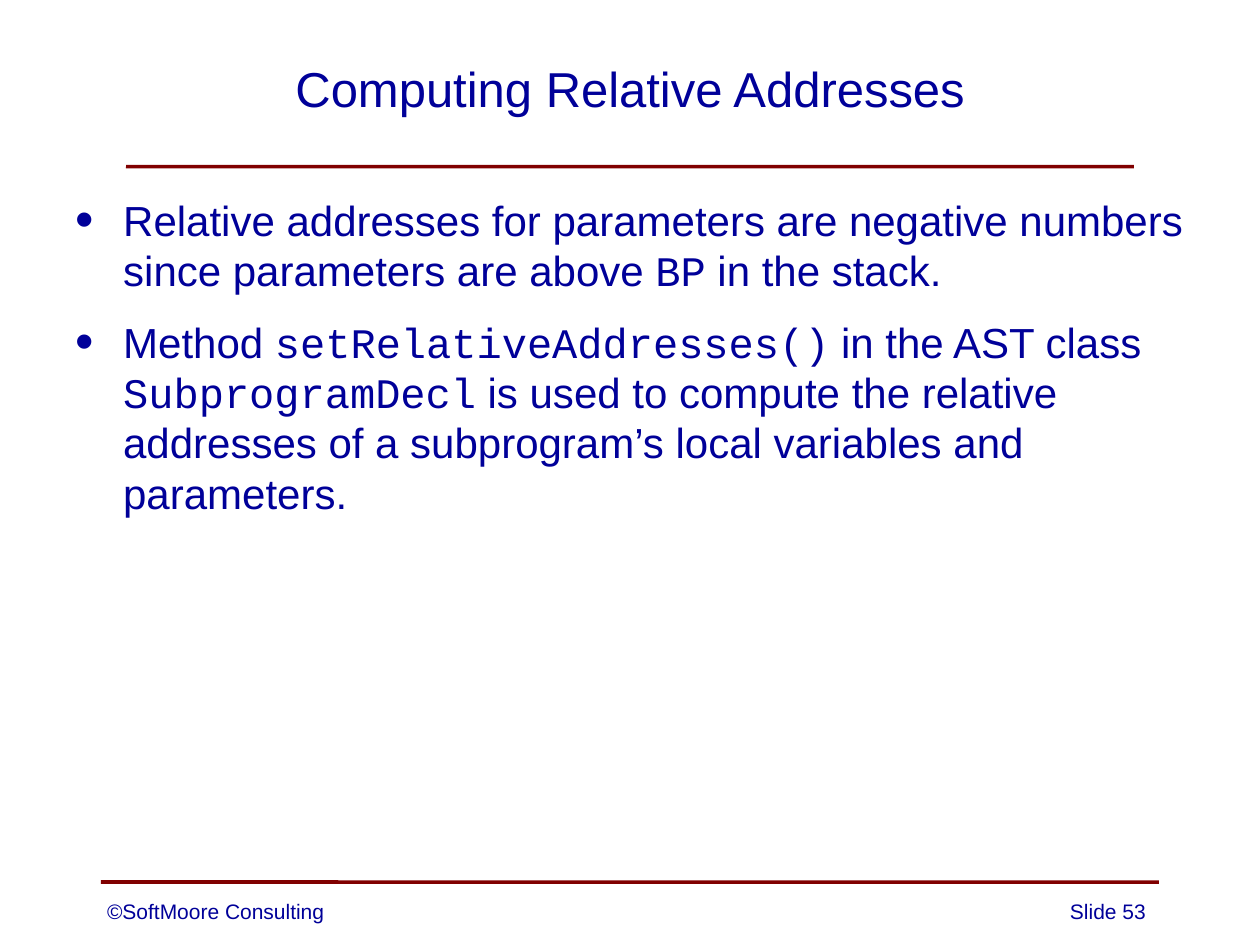
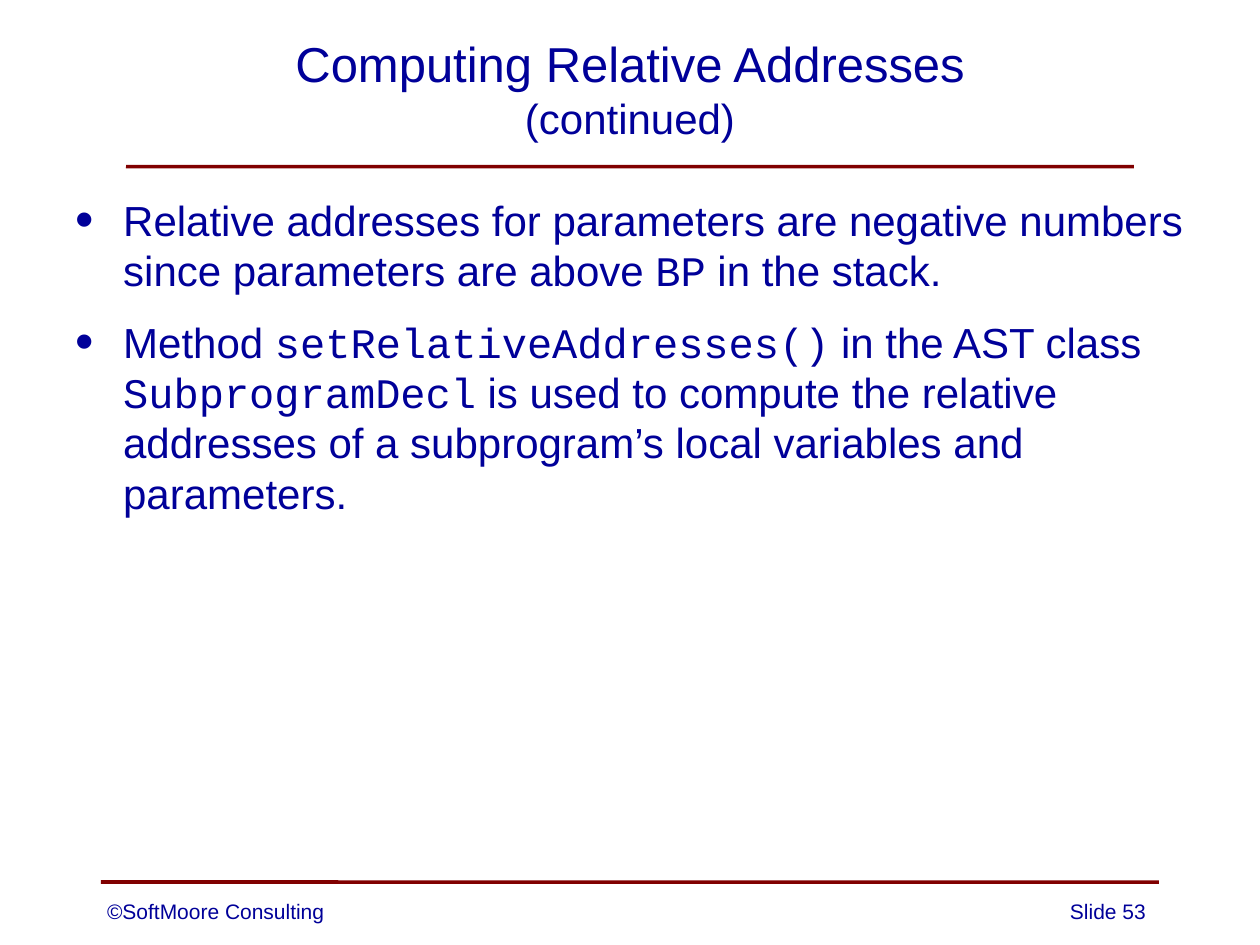
Before and after one commit to SoftMoore/CPRL-Java-3rd, a slide deck: slide 53 of PowerPoints/13 - Subprograms.pptx. Drawn at 1260x945 pixels with LibreOffice and Linux fonts; fonts in the diff are those of the drawing. Boxes give left, top, right and bottom in pixels: in the first picture for what was removed or moved away, otherwise in the second. Text is boxed around its words. In the diff, an @@ line names an element or a change of style, - is before the commit and + after.

Commit message:
added new slide on the relative address of a function

```diff
--- a/PowerPoints/13 - Subprograms.pptx
+++ b/PowerPoints/13 - Subprograms.pptx
@@ title at (x1=295, y1=46, x2=964, y2=142): text changed @@
-Computing Relative Addresses
+Computing Relative Addresses
+(continued)
```
Also in this commit, not shown: 8 other slides changed, 1 slide added.
